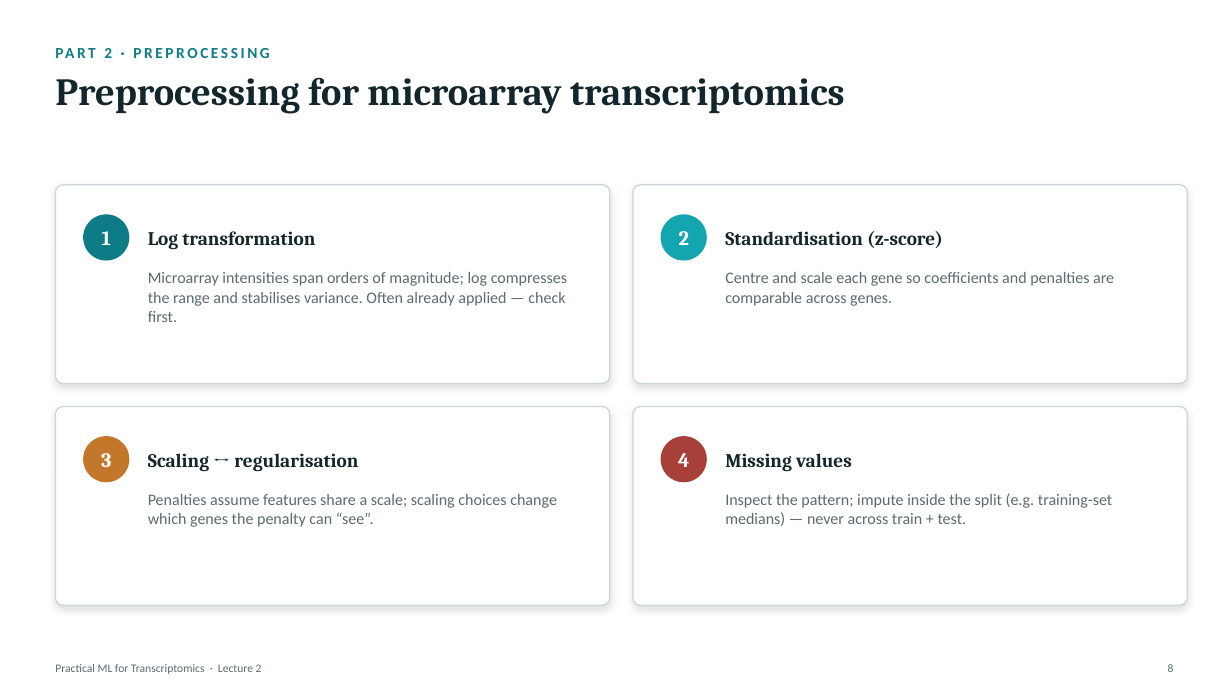
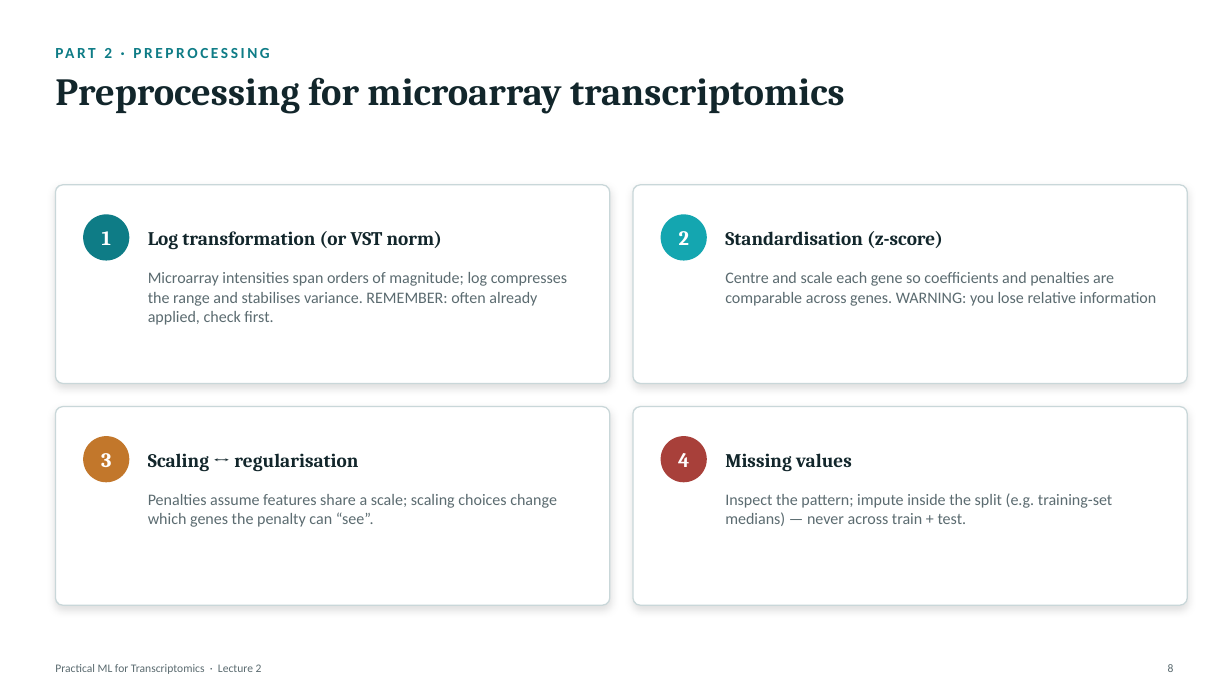
Before and after one commit to zhanyinx/ml26, a slide deck: slide 8 of lessons/lesson02_baseline_model/theory/slides/Lecture2 - Building the First Predictive Model.pptx. Drawn at 1232x693 pixels with LibreOffice and Linux fonts; fonts in the diff are those of the drawing. Boxes give left, top, right and bottom in pixels: in the first picture for what was removed or moved away, otherwise in the second. Text is boxed around its words. In the diff, an @@ line names an element or a change of style, - is before the commit and + after.

```diff
--- a/lessons/lesson02_baseline_model/theory/slides/Lecture2 - Building the First Predictive Model.pptx
+++ b/lessons/lesson02_baseline_model/theory/slides/Lecture2 - Building the First Predictive Model.pptx
@@ text at <box>148,231,443,250</box>: text changed @@
-Log transformation
+Log transformation (or VST norm)
@@ text at <box>148,272,567,325</box>: text changed @@
-Microarray intensities span orders of magnitude; log compresses the range and stabilises variance. Often already applied — check first.
+Microarray intensities span orders of magnitude; log compresses the range and stabilises variance. REMEMBER: often already applied, check first.
@@ text at <box>725,272,1157,306</box>: text changed @@
-Centre and scale each gene so coefficients and penalties are comparable across genes.
+Centre and scale each gene so coefficients and penalties are comparable across genes. WARNING: you lose relative information
```
Also in this commit, not shown: 20 other slides changed.
